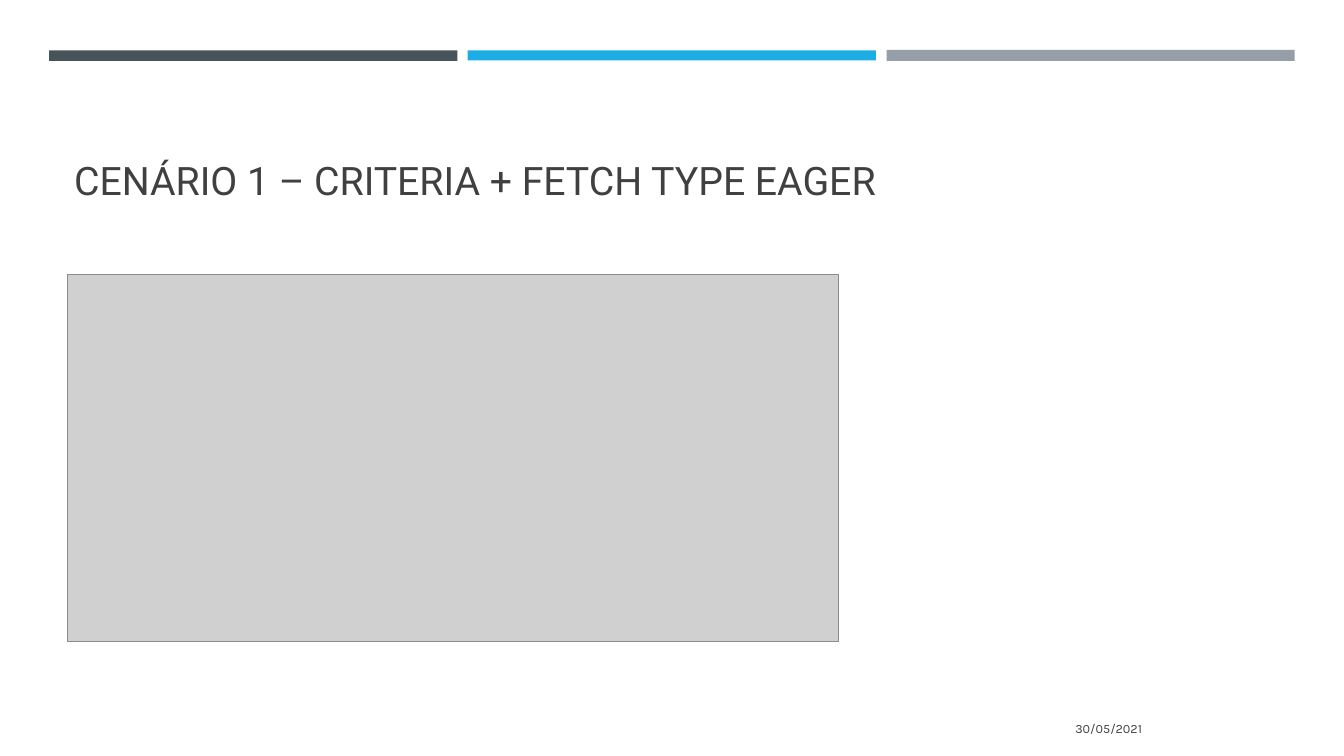
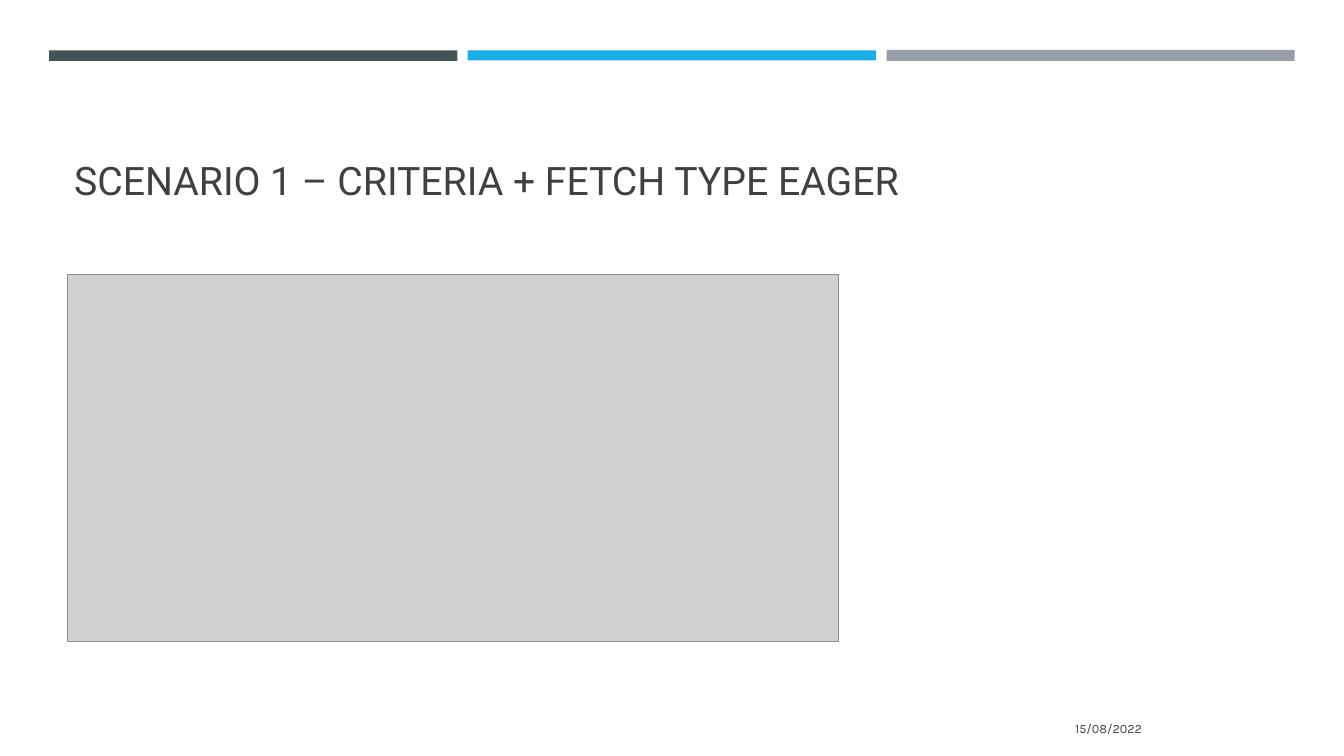
Before and after one commit to thiagoadelino/jpa-performance-issues, a slide deck: slide 16 of performance de consultas utilizando java persistence api.pptx (slide 12 before the commit). Drawn at 1344x756 pixels with LibreOffice and Linux fonts; fonts in the diff are those of the drawing; grey boxes stand for pictures. Boxes give left, top, right and bottom in pixels: in the first picture for what was removed or moved away, otherwise in the second. Text is boxed around its words. In the diff, an @@ line names an element or a change of style, - is before the commit and + after.

```diff
--- a/performance de consultas utilizando java persistence api.pptx
+++ b/performance de consultas utilizando java persistence api.pptx
@@ title at bbox=[74, 166, 899, 196]: text changed @@
-CENÁRIO 1 – CRITERIA + FETCH TYPE EAGER
+SCENARIO 1 – CRITERIA + FETCH TYPE EAGER
@@ text at bbox=[1075, 724, 1142, 734]: text changed @@
-30/05/2021
+15/08/2022
```
Also in this commit, not shown: 20 other slides changed, 5 slides added, 1 slide removed.
